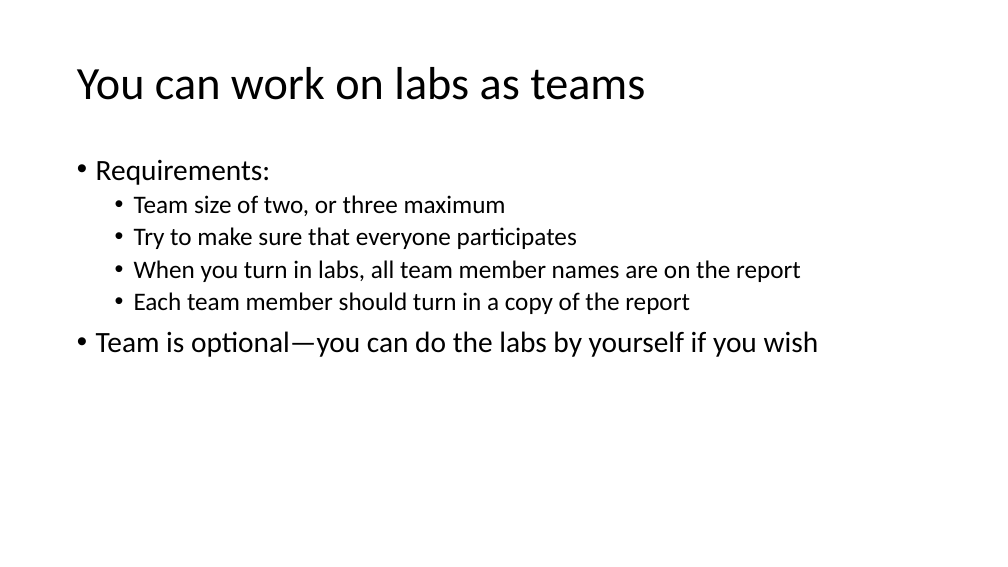
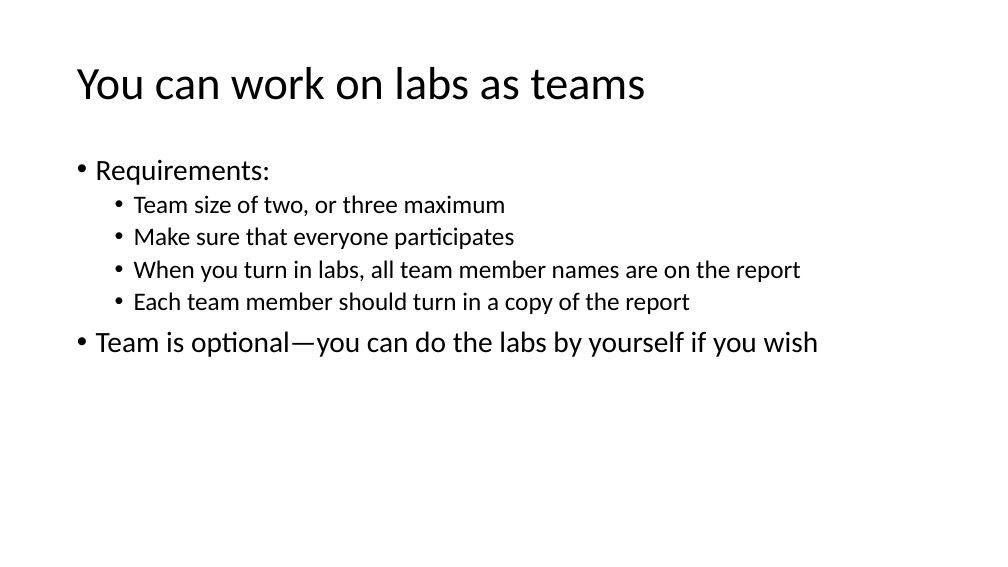
Before and after one commit to john-r2/CyberSec-Modules, a slide deck: slide 3 of 1.Intro_Ethics/CourseIntro.pptx. Drawn at 1008x567 pixels with LibreOffice and Linux fonts; fonts in the diff are those of the drawing. Boxes give left, top, right and bottom in pixels: in the first picture for what was removed or moved away, otherwise in the second. Text is boxed around its words. In the diff, an @@ line names an element or a change of style, - is before the commit and + after.

```diff
--- a/1.Intro_Ethics/CourseIntro.pptx
+++ b/1.Intro_Ethics/CourseIntro.pptx
@@ text at bbox=[134, 227, 514, 249]: text changed @@
-  • Try to make sure that everyone participates
+  • Make sure that everyone participates
```
Also in this commit, not shown: 1 other slide changed, 1 slide added, 3 other files.
